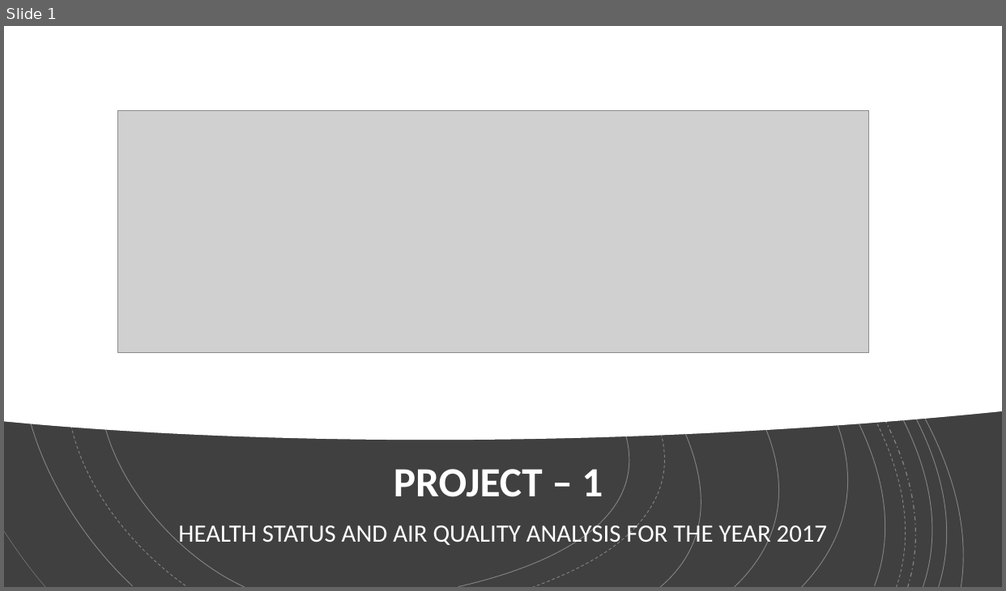
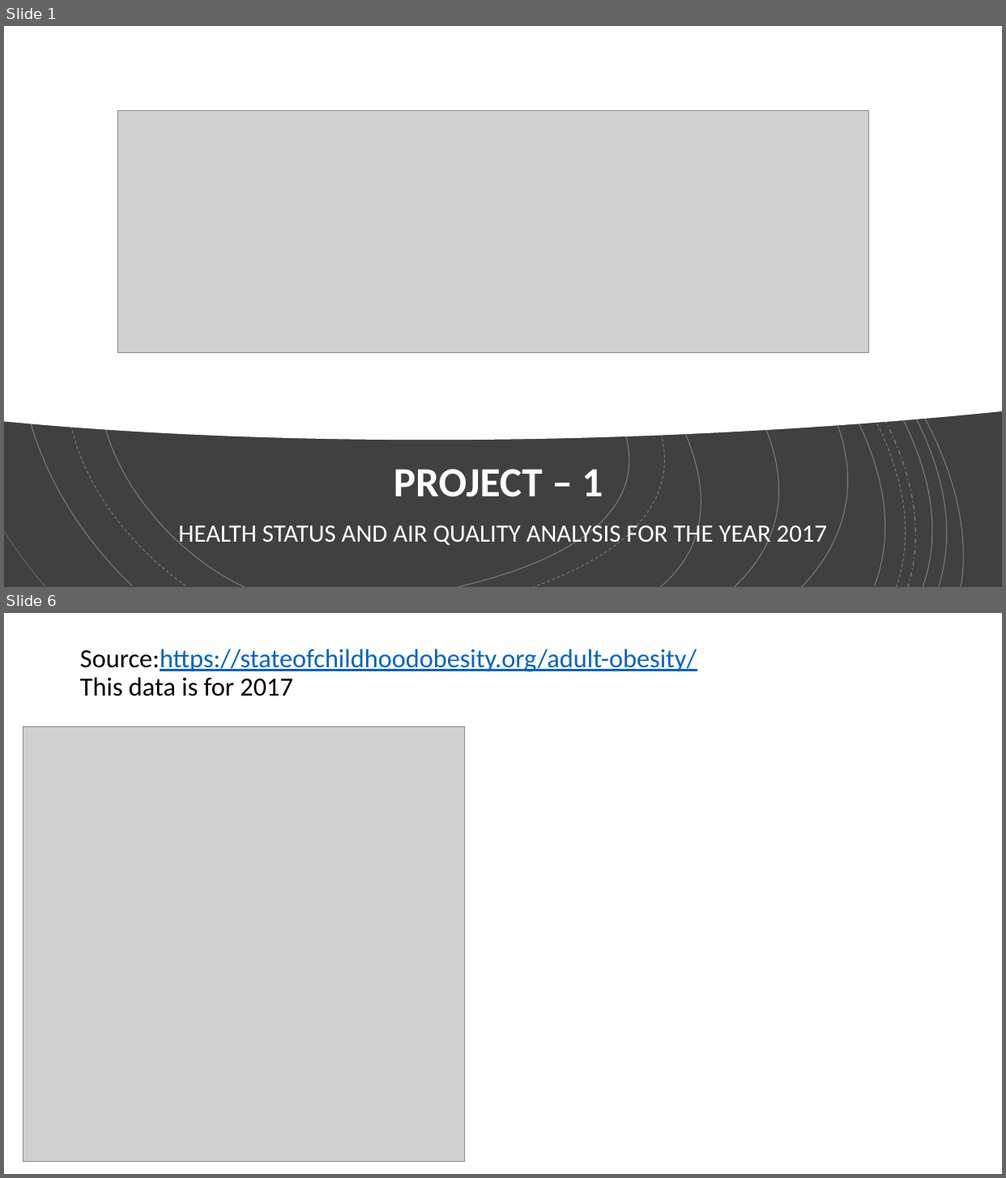
Before and after one commit to BrittLHeth/Project-1-API, a slide deck: Project - Power Point.pptx. Shown one above the other, each under a label of ours: slide 1 before the commit, slides 1 and 6 after it; the slides between them are not shown. The pictures are 1006x591 and 1006x1178 pixels, drawn with LibreOffice and Linux fonts; fonts in the diff are those of the drawing; grey boxes stand for pictures. Boxes give left, top, right and bottom in pixels: in the first picture for what was removed or moved away, otherwise in the second. Text is boxed around its words. In the diff, an @@ line names an element or a change of style, - is before the commit and + after.

```diff
--- a/Project - Power Point.pptx
+++ b/Project - Power Point.pptx
@@ slide 6 added at (x1=4, y1=613, x2=1002, y2=1174), background #FFFFFF @@
@@ title added at (x1=80, y1=649, x2=697, y2=696), 25.2 pt, text #0563C1, underline @@
+Source:https://stateofchildhoodobesity.org/adult-obesity/
+This data is for 2017
@@ picture added at (x1=23, y1=726, x2=464, y2=1161) @@
```
Also in this commit, not shown: 1 slide changed, 6 other slides added, 1 slide removed.
